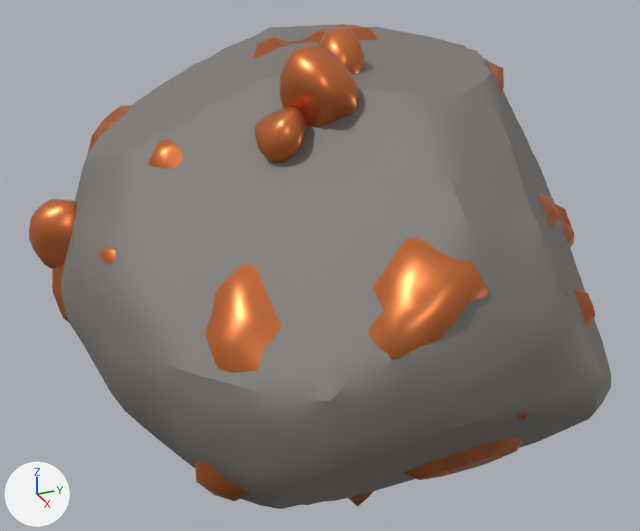
The FBX model assets/models/Rocks/Shapes/RockOre.fbx: old version first, new version second.
Before and after are seen from a 50 mm camera at (2.74, -1.31, 1.29) aimed at (0.01, -0.08, -0.08). Every picture has the same lights, and +X, +Y and +Z are marked at lower left. The picture after the commit comes second. Where no turn or scale is listed for an object, it has been applied to the vertices.

Names of what the first picture shows: 'RockOre_Ore', 'RockOre_Stone'.
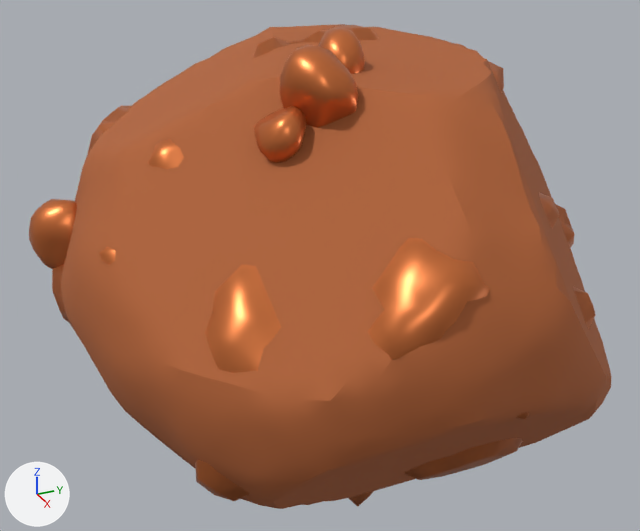
The edits, one by one:
Material 'RockShade_0.6800.1880.053' (mat_rockshade_0_6800_1880_053) is new.
Its base color is (0.442, 0.122, 0.0344) (brown #b16234).
Its roughness is 0.85.
me_rockore_stone has 2562 vertices, 5120 faces and spans x -0.95..1.08, y -1.0..1.02, z -0.73..0.7.
me_rockore_stone no longer uses material mat_rockstone (grey #7d7873).
me_rockore_stone gains material mat_rockshade_0_6800_1880_053 (brown #b16234).

Where the change shows, as pixel boxes (x1, y1, x2, y2) in the pictures (640 x 531 px):
'RockOre_Stone', recoloured (grey to brown): (61, 24, 611, 509) in both
